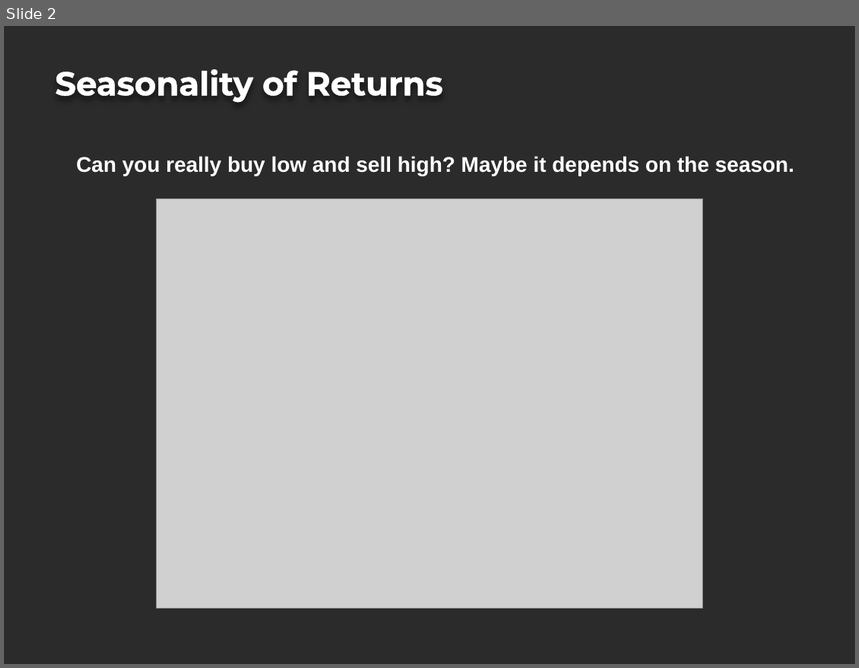
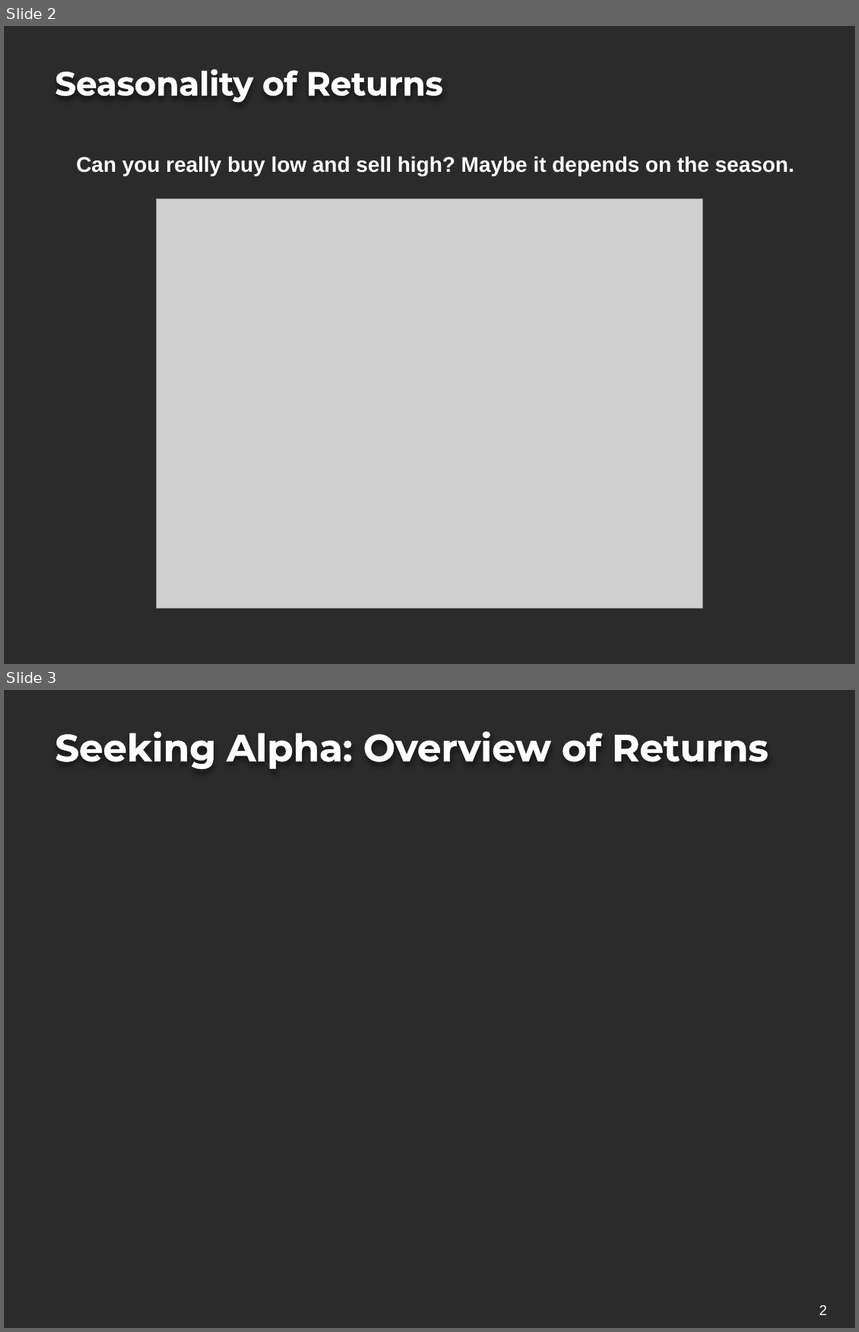
Before and after one commit to projectoneda/projectone, a slide deck: Portfolio Strategy Project.pptx. Shown one above the other, each under a label of ours: slide 2 before the commit, slides 2 and 3 after it. The pictures are 859x668 and 859x1332 pixels, drawn with LibreOffice and Linux fonts; fonts in the diff are those of the drawing; grey boxes stand for pictures; background and template pictures are left out; a plain dark background stands for a picture behind light text. Boxes give left, top, right and bottom in pixels: in the first picture for what was removed or moved away, otherwise in the second. Text is boxed around its words. In the diff, an @@ line names an element or a change of style, - is before the commit and + after.

```diff
--- a/Portfolio Strategy Project.pptx
+++ b/Portfolio Strategy Project.pptx
@@ slide 3 added at [4, 690, 855, 1328], background picture (left out) @@
@@ title added at [55, 731, 769, 769], 32 pt, text #FFFFFF, bold @@
+Seeking Alpha: Overview of Returns
@@ page number added at [819, 1306, 827, 1315], 12 pt, text #FFFFFF @@
+2
```
Also in this commit, not shown: 3 slides changed, 3 slides removed, 2 other files.
